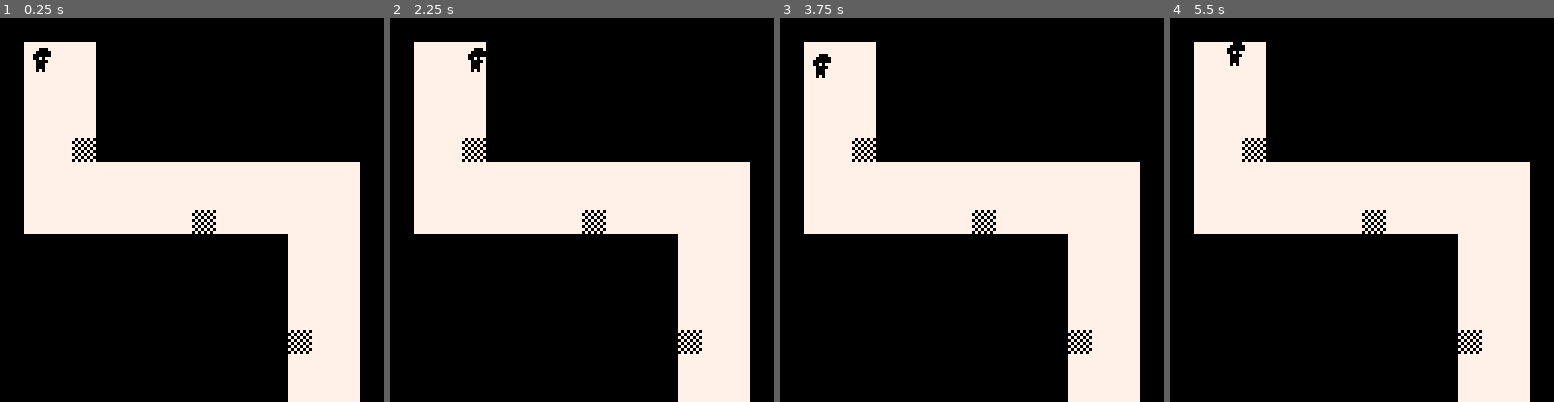
Above: before the commit, frames 1-4 (left to right).
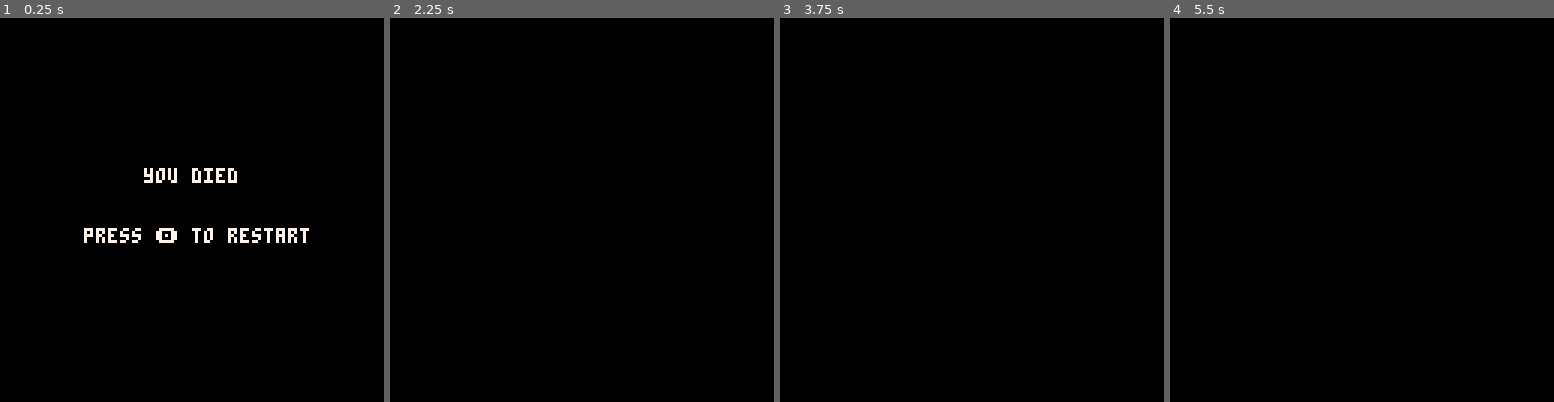
Above: after the commit, the same moments.

Repository: marco-vidali/darkhold
Game: PICO-8 cartridge darkhold.p8
The game is run twice, just before and just after one commit, with the same random seed, the same clock (stepped at 60 frames per second) and the same inputs.
Inputs:
- Up to frame 1 (0.25 s): no input
- Up to frame 2 (2.25 s): tap O (Z key) at 0.7, 1.7, 2.1 s; hold Right 1.6-2.1 s; hold Up from 2.15 s (still down)
- Up to frame 3 (3.75 s): release Up at 2.42 s; hold Right 2.47-3.03 s; tap O (Z key) every 0.4 s from 2.5 to 3.7 s; hold Left 3.08-3.58 s; hold Down from 3.63 s (still down)
- Up to frame 4 (5.5 s): release Down at 3.97 s; hold Right 4.02-4.68 s; tap O (Z key) every 0.4 s from 4.1 to 5.3 s; hold Up 4.73-5.03 s; hold Left from 5.08 s (still down)

The runs differ from the first frame. In frame 1, 29% of the frame differs, in the area x 6-94%, y 6-100%; in frame 2, 30%; in frame 3, 30%; in frame 4, 30%.

Commit message:
Implement you died screen

Diff:
--- a/darkhold.p8
+++ b/darkhold.p8
@@ -5,6 +5,7 @@
 #include scripts/levels/level_1.lua
 #include scripts/light.lua
 #include scripts/player.lua
+#include scripts/you_died.lua
 __gfx__
 00000000bbb000bb0000000077777777707070700000000000000000000000000000000000000000000000000000000000000000000000000000000000000000
 00000000bb00000b0000000077777777070707070000000000000000000000000000000000000000000000000000000000000000000000000000000000000000
--- a/scripts/game.lua
+++ b/scripts/game.lua
@@ -5,7 +5,7 @@
 palt(11, true)
 
 function _init()
-    show_level_1()
+    show_you_died()
 end
 
 function _update()
--- a/scripts/player.lua
+++ b/scripts/player.lua
@@ -36,7 +36,7 @@
 
 function die()
     if colliding_with_flag(player.x, player.y, 1) then
-        -- dead
+        show_you_died()
     end
 end
 
--- /dev/null
+++ b/scripts/you_died.lua
@@ -0,0 +1,16 @@
+function show_you_died()
+    game.update = update_you_died
+    game.draw = draw_you_died
+end
+
+function update_you_died()
+    if btnp(4) then
+        show_level_1()
+    end
+end
+
+function draw_you_died()
+    cls()
+    print("you died", 48, 50, 7)
+    print("press 🅾️ to restart", 28, 70, 7)
+end
